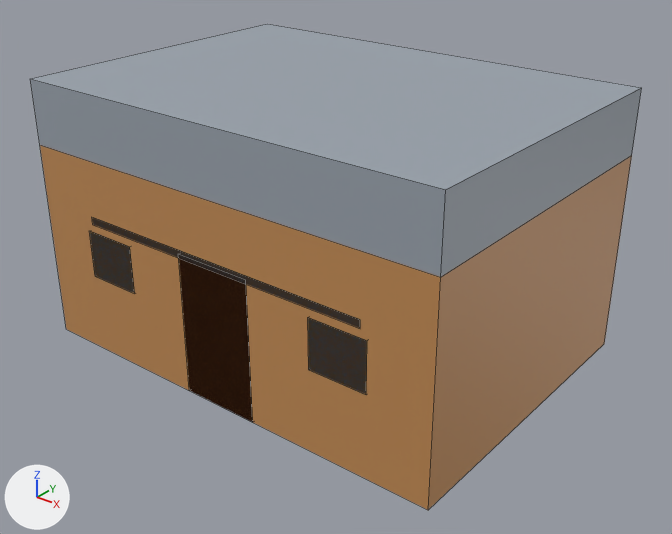
Two versions of the Blender file blender/sumber/gedung_warkop.blend, one commit apart.
Before and after are seen from a 50 mm lens placed at (8.13, -10.05, 7.49), pointed at (0.38, -0.37, 1.49). The lights are fixed; the arrows at lower left show +X, +Y and +Z. The picture after the commit comes second. Mesh edges are drawn as thin lines.

The first picture shows 'gedung_warkop'.
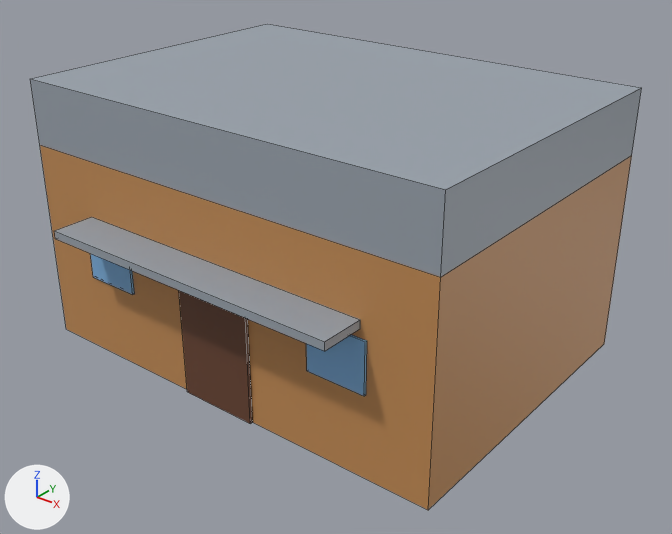
Edits to the bpy script that builds the scene:
```text
Change me_gedung_warkop:
    used by ob_gedung_warkop; location = (0.0, 0.0, 0.0)
    remove me_gedung_warkop.from_pydata(...)  # 48 vertices, 36 faces; spans x -3.5..3.5, y -2.5..2.5, z 0.0..4.1
    add me_gedung_warkop.from_pydata(...)  # 48 vertices, 36 faces; spans x -3.5..3.5, y -3.15..2.5, z 0.0..4.1
    me_gedung_warkop part 1: the loose piece of 8 vertices spanning x -0.62..0.62, y -2.5..-2.45, z 0.0..2.18 is moved by (0.0, -0.05, 0.0)
    me_gedung_warkop part 2: the loose piece of 8 vertices spanning x -2.55..-1.65, y -2.5..-2.47, z 1.25..2.0 is moved by (0.0, -0.03, 0.0)
    me_gedung_warkop part 3: the loose piece of 8 vertices spanning x 1.65..2.55, y -2.5..-2.47, z 1.25..2.0 is moved by (0.0, -0.03, 0.0)
    me_gedung_warkop part 4: the loose piece of 8 vertices spanning x -2.45..2.45, y -2.5..-1.85, z 2.12..2.24 is moved by (0.0, -0.65, 0.0)
```

Boxes [x1, y1, x2, y2] around the edits, measured in the pictures (672 x 534 px; the box of a moved part takes in the faces that stretch with it):
part 1 of me_gedung_warkop, moved or reshaped: before [179, 255, 253, 422]; after [179, 291, 253, 424]
part 2 of me_gedung_warkop, moved or reshaped: before [90, 231, 135, 294]; after [90, 253, 135, 295]
part 3 of me_gedung_warkop, moved or reshaped: before [308, 318, 367, 393]; after [306, 335, 367, 396]
part 4 of me_gedung_warkop, moved or reshaped: before [92, 217, 360, 328]; after [54, 217, 360, 351]
